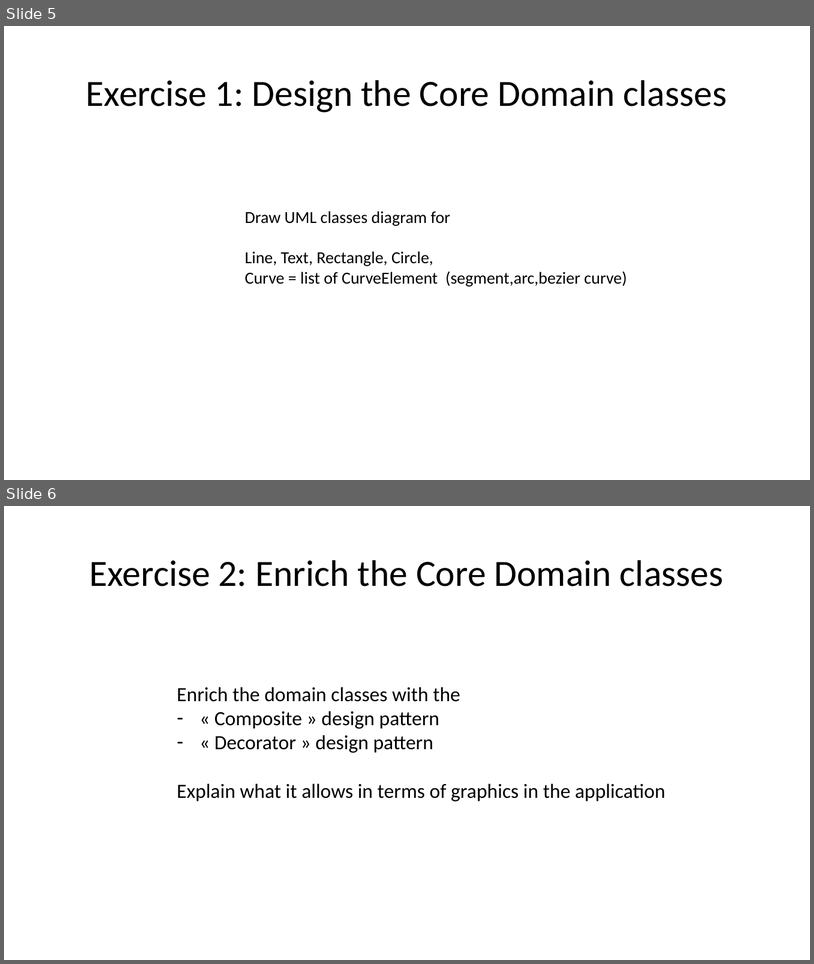
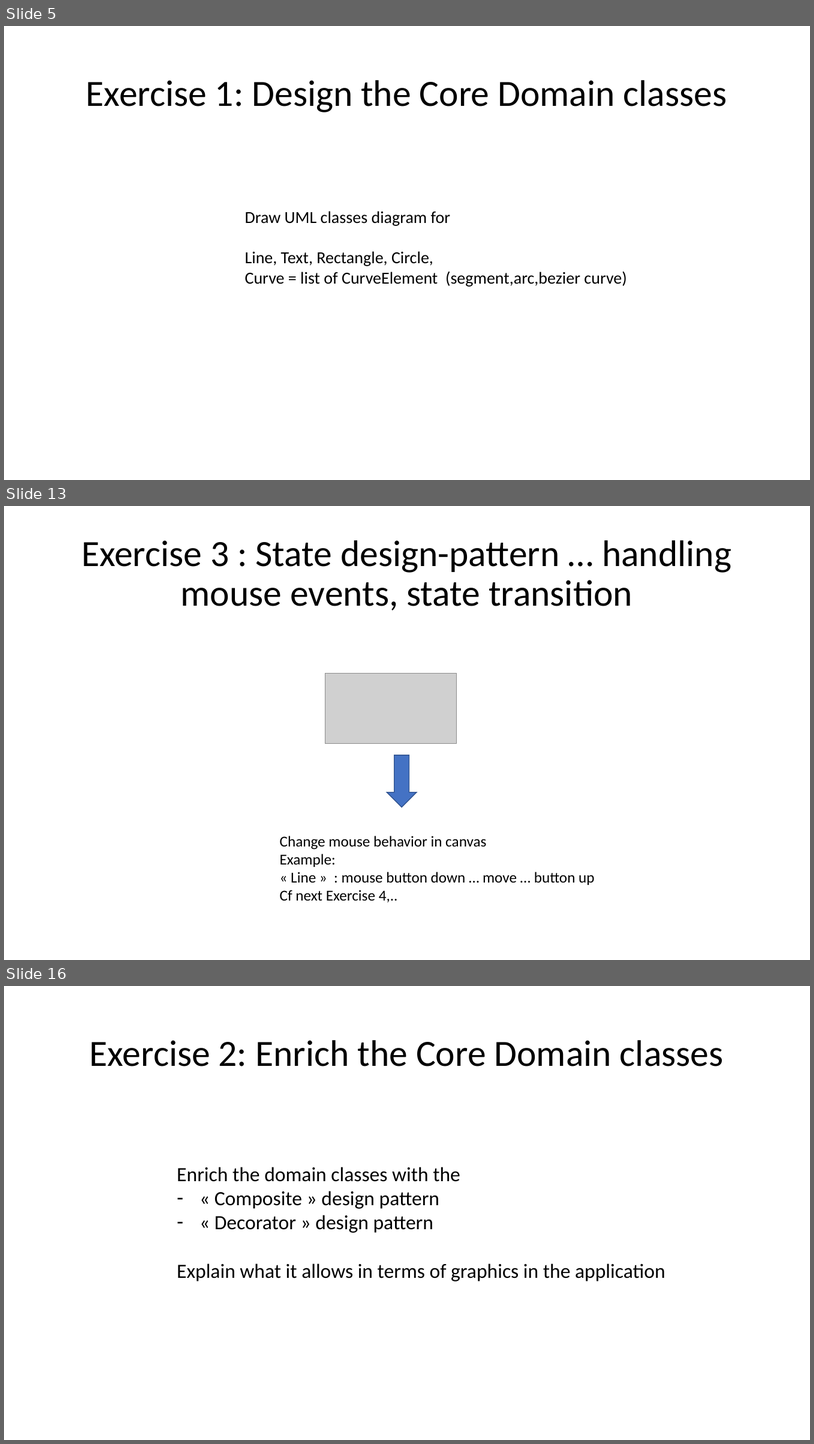
Before and after one commit to Arnaud-Nauwynck/presentations, a slide deck: java/TP-design-patterns/handson-3-design-patterns.pptx. Shown one above the other, each under a label of ours: slides 5 and 6 before the commit, slides 5, 13 and 16 after it; the slides between them are not shown. The pictures are 814x964 and 814x1444 pixels, drawn with LibreOffice and Linux fonts; fonts in the diff are those of the drawing; grey boxes stand for pictures. Boxes give left, top, right and bottom in pixels: in the first picture for what was removed or moved away, otherwise in the second. Text is boxed around its words. In the diff, an @@ line names an element or a change of style, - is before the commit and + after.

```diff
--- a/java/TP-design-patterns/handson-3-design-patterns.pptx
+++ b/java/TP-design-patterns/handson-3-design-patterns.pptx
@@ slide 13 added at box(4, 506, 810, 960), background #FFFFFF @@
@@ title added at box(81, 540, 732, 610), 44 pt, text #000000 @@
+Exercise 3 : State design-pattern … handling mouse events, state transition
@@ picture added at box(325, 673, 457, 744) @@
@@ down arrow added at box(387, 755, 417, 807), fill #4472C4, outline #325491 1 pt @@
@@ text added at box(280, 835, 594, 902), 18 pt, text #000000 @@
+Change mouse behavior in canvas
+Example:
+« Line » : mouse button down … move … button up
+Cf next Exercise 4,..
@@ what was slide 6 is now slide 16 @@
```
Also in this commit, not shown: 2 slides changed, 8 other slides added, 3 other files.
